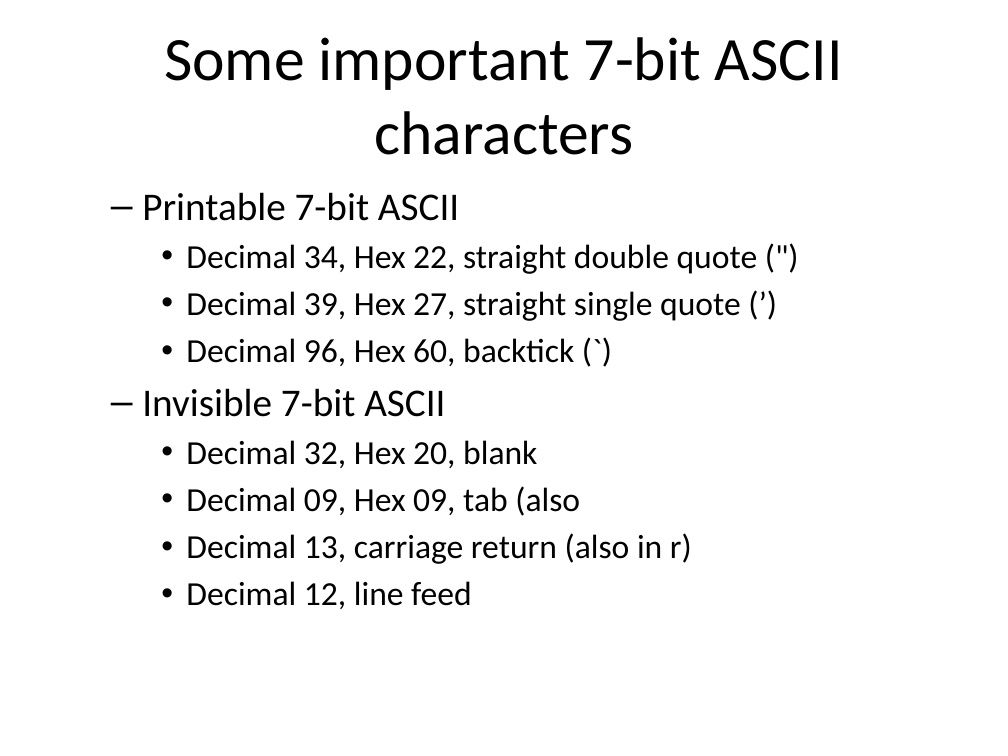
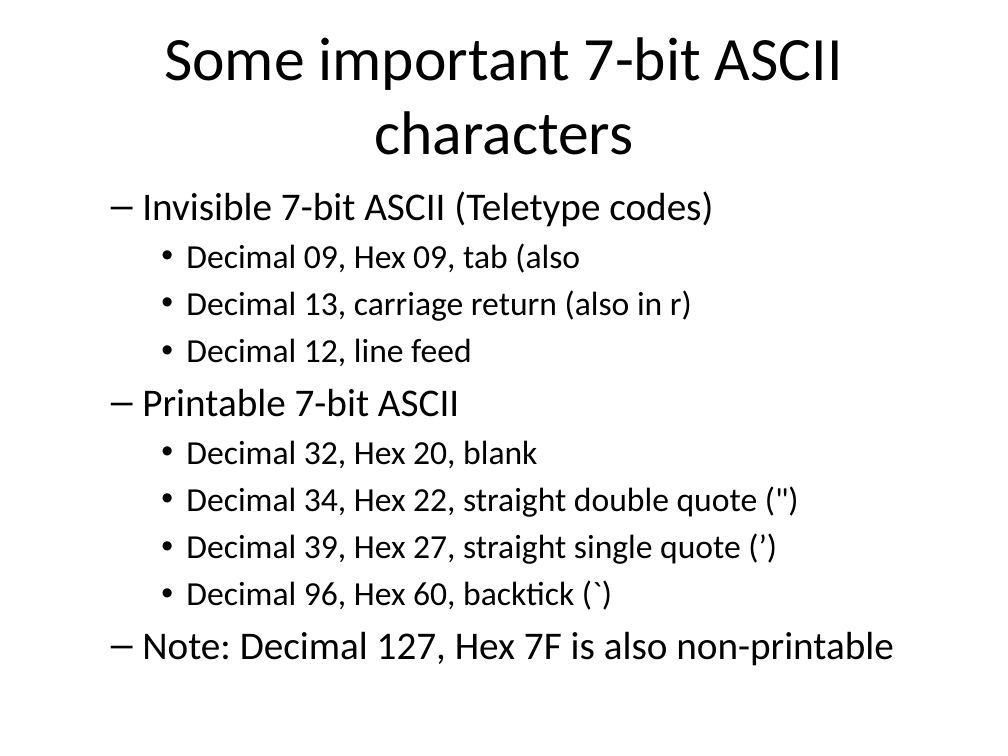
Before and after one commit to pmean/oddball-characters, a slide deck: slide 4 of results/oddball-characters.pptx. Drawn at 1008x756 pixels with LibreOffice and Linux fonts; fonts in the diff are those of the drawing. Boxes give left, top, right and bottom in pixels: in the first picture for what was removed or moved away, otherwise in the second. Text is boxed around its words. In the diff, an @@ line names an element or a change of style, - is before the commit and + after.

```diff
--- a/results/oddball-characters.pptx
+++ b/results/oddball-characters.pptx
@@ text at (142,191,713,366): paragraphs added @@
+  – Invisible 7-bit ASCII (Teletype codes)
+    • Decimal 09, Hex 09, tab (also
+    • Decimal 13, carriage return (also in r)
+    • Decimal 12, line feed
@@ text at (142,631,894,666): text changed; size 24 to 28 pt @@
-  – Invisible 7-bit ASCII
-    • Decimal 32, Hex 20, blank
-    • Decimal 09, Hex 09, tab (also
-    • Decimal 13, carriage return (also in r)
-    • Decimal 12, line feed
+  – Note: Decimal 127, Hex 7F is also non-printable
```
Also in this commit, not shown: 1 other slide changed, 17 slides added, 9 other files.
